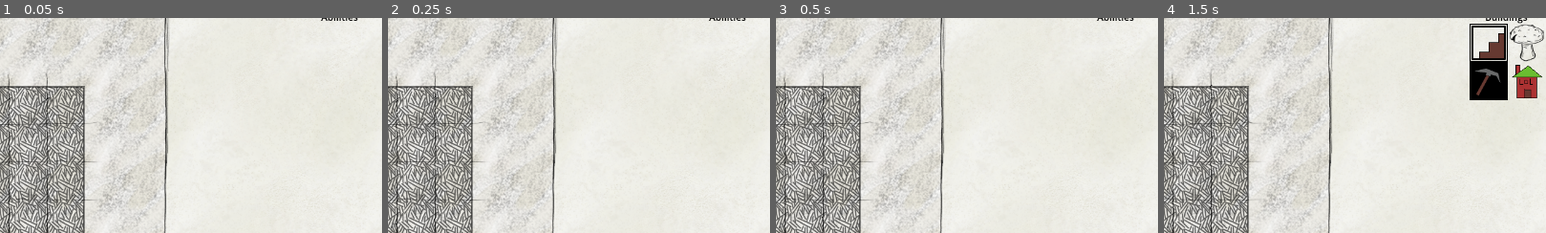
Above: before the commit, frames 1-4 (left to right).
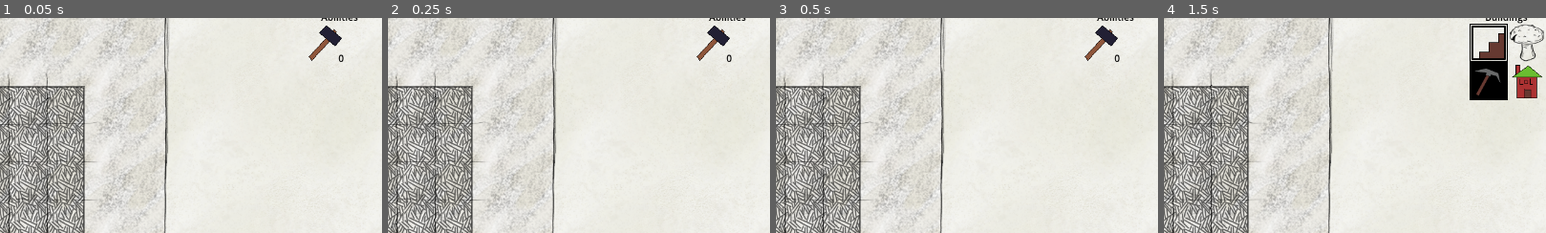
Above: after the commit, the same moments.

Repository: e-lain/MinesweeperDwarves
Game: Godot game, scene res://Main.tscn
The game is run twice, just before and just after one commit, with the same random seed, the same clock (stepped at 60 frames per second) and the same inputs.
Inputs:
- Up to frame 1 (0.05 s): no input
- Up to frame 2 (0.25 s): no input
- Up to frame 3 (0.5 s): no input
- Up to frame 4 (1.5 s): click "To Build Mode" at 0.5 s; click "To Build Mode" at 1.25 s
The pictures show only the part of the screen within x 50-100%, y 8-58%; the shares and areas given below are measured in that part.

The runs differ from the first frame. In frame 1, 0.5% of the frame differs, in the area x 80-90%, y 3-21%; in frame 2, 0.5%; in frame 3, 0.5%; in frame 4, nothing differs.

Commit message:
Add tile destroy ability, building to follow

Diff:
--- /dev/null
+++ b/Abilities/AbilityDestroy.gd
@@ -0,0 +1,29 @@
+extends Sprite2D
+
+
+# Called when the node enters the scene tree for the first time.
+func _ready():
+	$Uses.text = str(0)
+
+
+# Called every frame. 'delta' is the elapsed time since the previous frame.
+func _process(delta):
+	$Uses.text = str(get_parent().get_parent().get_parent().ability_destroy)
+
+
+func _on_control_mouse_entered():
+	var UINode = get_parent()
+	var tooltip = UINode.get_node("Tooltip")
+	tooltip.text = "Destroy tile ability"
+	tooltip.show()
+
+func _on_control_mouse_exited():
+	var UINode = get_parent()
+	UINode.get_node("Tooltip").hide()
+
+
+func _on_control_gui_input(event):
+	if event is InputEventMouseButton:
+		if event.is_action_pressed("left_click"):
+			print("destroy ability clicked")
+			get_parent().get_parent().get_parent().ability("destroy")
--- /dev/null
+++ b/Abilities/AbilityDestroy.tscn
@@ -0,0 +1,31 @@
+[gd_scene load_steps=4 format=3 uid="uid://cp25vmlk0k3ck"]
+
+[ext_resource type="Texture2D" uid="uid://bsrr1hjdprcj2" path="res://Assets/PlaceholderDestroy.png" id="1_1kqwd"]
+[ext_resource type="Script" path="res://Abilities/AbilityDestroy.gd" id="2_2p5aj"]
+[ext_resource type="Theme" uid="uid://dyrton3joryca" path="res://UI.tres" id="3_8pykt"]
+
+[node name="Destroy" type="Sprite2D"]
+texture = ExtResource("1_1kqwd")
+centered = false
+script = ExtResource("2_2p5aj")
+
+[node name="Control" type="Control" parent="."]
+layout_mode = 3
+anchors_preset = 15
+anchor_right = 1.0
+anchor_bottom = 1.0
+grow_horizontal = 2
+grow_vertical = 2
+
+[node name="Uses" type="Label" parent="."]
+offset_left = 20.0
+offset_top = 46.0
+offset_right = 65.0
+offset_bottom = 72.0
+theme = ExtResource("3_8pykt")
+text = "0"
+horizontal_alignment = 2
+
+[connection signal="gui_input" from="Control" to="." method="_on_control_gui_input"]
+[connection signal="mouse_entered" from="Control" to="." method="_on_control_mouse_entered"]
+[connection signal="mouse_exited" from="Control" to="." method="_on_control_mouse_exited"]
--- /dev/null
+++ b/Abilities/Destroy.gd
@@ -0,0 +1,50 @@
+extends Node2D
+
+@onready var sprite: Sprite2D = $Sprite2D
+var building_placement_material: ShaderMaterial = preload("res://Shaders/InvalidBuildingPlacement.tres")
+
+const TILE_SIZE = 64
+
+var placed: bool = false
+var in_bounds: bool = false
+var size: int = 1
+
+# Called when the node enters the scene tree for the first time.
+func _ready():
+	get_parent().placing = true
+
+func _process(delta):
+	if get_parent().get_parent().ability_destroy < 1:
+		get_parent().placing = false
+		queue_free()
+	if !placed:
+		var mouse = get_parent().get_local_mouse_position()
+		var snapped = Vector2(snapped(mouse.x-TILE_SIZE/2, TILE_SIZE), snapped(mouse.y-TILE_SIZE/2, TILE_SIZE))
+		position = snapped
+		if position.x <= 0 - TILE_SIZE || position.x >= TILE_SIZE * get_parent().rows || position.y <= 0-TILE_SIZE || position.y >= TILE_SIZE * get_parent().columns:
+			self.hide()
+			in_bounds = false
+		else:
+			self.show()
+			in_bounds = true
+		if in_bounds:
+			if !can_place():
+				sprite.material = building_placement_material
+			else:
+				sprite.material = null
+
+func can_place():
+	if get_parent().get_parent().ability_destroy < 1:
+		return false
+	return get_parent().can_use_ability_at_position(global_position, size) #Ability usage validity is opposite of building placement validity
+
+func _input(event):
+	if event is InputEventMouseButton && !placed:
+		if event.is_action_pressed("left_click"):
+			if can_place() && in_bounds:
+				get_parent().get_parent().ability_destroy -= 1
+				print("USED DESTROY ABILITY")
+		if event.is_action_pressed("right_click"):
+			get_parent().placing = false
+			get_parent().clearing_tile = false
+			queue_free()
--- /dev/null
+++ b/Abilities/Destroy.tscn
@@ -0,0 +1,30 @@
+[gd_scene load_steps=5 format=3 uid="uid://gagbm28gb6qj"]
+
+[ext_resource type="Script" path="res://Abilities/Destroy.gd" id="1_u141h"]
+[ext_resource type="Material" uid="uid://nqpwbe45b8cn" path="res://Shaders/InvalidBuildingPlacement.tres" id="2_1iw44"]
+[ext_resource type="Texture2D" uid="uid://bsrr1hjdprcj2" path="res://Assets/PlaceholderDestroy.png" id="3_q6syk"]
+
+[sub_resource type="RectangleShape2D" id="RectangleShape2D_ynpqt"]
+size = Vector2(52, 49)
+
+[node name="Destroy" type="Node2D"]
+script = ExtResource("1_u141h")
+
+[node name="Sprite2D" type="Sprite2D" parent="."]
+material = ExtResource("2_1iw44")
+texture = ExtResource("3_q6syk")
+centered = false
+
+[node name="Area2D" type="Area2D" parent="."]
+
+[node name="CollisionShape2D" type="CollisionShape2D" parent="Area2D"]
+position = Vector2(32, 32.5)
+shape = SubResource("RectangleShape2D_ynpqt")
+
+[node name="Control" type="Control" parent="."]
+layout_mode = 3
+anchors_preset = 0
+offset_right = 64.0
+offset_bottom = 64.0
+
+[connection signal="gui_input" from="Control" to="." method="_on_control_gui_input"]
--- a/Main.gd
+++ b/Main.gd
@@ -8,11 +8,18 @@
 var population = 3
 var stone = 0
 
-var boards = []
+var ability_destroy_max = 0
+var ability_destroy = 0
 
+var boards = [] # Note, some of these may be null references because we queue_free() boards that have hit a bomb
+
+signal queue_ability(ability_name)
 signal queue_building(building_name)
 
 func generate_board(difficulty: int):
+	# Reset all ability counts
+	ability_destroy = ability_destroy_max
+
 	var b = Board.instantiate()
 	add_child(b)
 
@@ -48,6 +55,13 @@
 	print("func build, building_name: ", building_name)
 	queue_building.emit(building_name)
 
+func ability(ability_name):
+	print("func ability, ability_name: ", ability_name)
+	if ability_name == "destroy" && ability_destroy < 1:
+		print("can't use destroy, out of uses")
+		return
+	queue_ability.emit(ability_name)
+
 func next_level():
 	print("MAIN SCENE RECEIVED NEXT LEVEL CALL")
 	depth += 1
--- a/Main.tscn
+++ b/Main.tscn
@@ -9,6 +9,7 @@
 [ext_resource type="PackedScene" uid="uid://beb8hfwwuwf7y" path="res://Buildings/ToolbarQuarry.tscn" id="5_6wo4m"]
 [ext_resource type="PackedScene" uid="uid://drqyga44lndxq" path="res://Buildings/ToolbarHouse.tscn" id="6_8mp50"]
 [ext_resource type="Script" path="res://AbilityMenu.gd" id="9_3lmso"]
+[ext_resource type="PackedScene" uid="uid://cp25vmlk0k3ck" path="res://Abilities/AbilityDestroy.tscn" id="10_bm3kx"]
 
 [node name="Main" type="Node2D"]
 script = ExtResource("1_t2km6")
@@ -125,4 +126,19 @@
 offset_bottom = 67.0
 text = "Abilities"
 
+[node name="Tooltip" type="Label" parent="CanvasLayer/AbilityMenu"]
+visible = false
+layout_mode = 2
+offset_left = 849.0
+offset_top = 1.0
+offset_right = 1112.0
+offset_bottom = 105.0
+text = "Test Building
+Cost - blah
+
+Wow this is a building, pretty neat"
+
+[node name="Destroy" parent="CanvasLayer/AbilityMenu" instance=ExtResource("10_bm3kx")]
+position = Vector2(1152, 64)
+
 [connection signal="pressed" from="CanvasLayer/UI/EndLevelBtn" to="." method="_on_end_level_btn_pressed"]
--- a/Prefabs/tile_map.gd
+++ b/Prefabs/tile_map.gd
@@ -2,10 +2,17 @@
 
 signal uncovered(cell_pos: Vector2i)
 signal flag_toggled(cell_pos: Vector2i)
+signal destroyed(cell_pos: Vector2i)
 
 func _input(event):
 	if event is InputEventMouseButton:
-		if !get_parent().build_mode:
+		print("clearing tile status: ", get_parent().clearing_tile)
+		if event.is_action_pressed("left_click") && get_parent().clearing_tile:
+			event = make_input_local(event)
+			var mouse_pos = event.position
+			var cell_pos = local_to_map(mouse_pos)
+			destroyed.emit(cell_pos)
+		if !get_parent().build_mode && !get_parent().placing:
 			event = make_input_local(event)
 			var mouse_pos = event.position
 			var cell_pos = local_to_map(mouse_pos)
--- a/board.gd
+++ b/board.gd
@@ -8,10 +8,15 @@
 var Quarry = preload("res://Buildings/Quarry.tscn")
 var House = preload("res://Buildings/House.tscn")
 
+var Destroy = preload("res://Abilities/Destroy.tscn")
+
 const TILE_SIZE = 64
 
 var build_mode: bool = false
 var placing: bool = false
+
+# Ability usage toggles
+var clearing_tile: bool = false
 
 var rows = 6
 var columns = 6
@@ -27,8 +32,10 @@
 # Called when the node enters the scene tree for the first time.
 func _ready():
 	get_parent().queue_building.connect(_on_building_queue)
+	get_parent().queue_ability.connect(_on_ability_queue)
 	randomize()
 
+	tilemap.destroyed.connect(_on_tile_destroyed)
 	tilemap.uncovered.connect(_on_tile_uncovered)
 	tilemap.flag_toggled.connect(_on_flag_toggled)
 
@@ -112,27 +119,39 @@
 			building = House.instantiate()
 		add_child(building)
 
+func _on_ability_queue(ability_name):
+	var placing = true
+	var ability
+	if ability_name == "destroy" && get_parent().ability_destroy > 0:
+		print("SIGNAL RECEIVED TO USE DESTROY ABILITY")
+		ability = Destroy.instantiate()
+		clearing_tile = true
+	add_child(ability)
+
+func _on_tile_destroyed(cell_pos: Vector2i):
+	print("tile destroyed called")
+	var tile = tiles[cell_pos.x][cell_pos.y]
+	clear_tile(tile)
+
 func _on_tile_uncovered(cell_pos: Vector2i):
 	var tile = tiles[cell_pos.x][cell_pos.y]
 	if tile.is_flagged:
 		return
 
 	if tile.is_bomb:
+		hide()
 		get_parent().population -= 1
 		get_parent().generate_board(get_parent().depth)
-		hide()
 		# TODO: Player feedback that they have lost
 		print("TODO: THE PLAYER HAS LOST, resetting level")
+		queue_free()
 
 	uncover_tile(tile)
-
 	update_shadows()
 
 func enter_build_mode():
 	build_mode = true
 	get_parent().build_mode = true
-	bombs_found = 0
-	tiles_uncovered = 0
 	for row in tiles:
 		for tile in row:
 			if tile.label:
@@ -149,8 +168,16 @@
 		tile.has_building = true
 
 func next_level():
+	placing = false
+	clearing_tile = false
 	get_parent().next_level()
 	hide()
+
+func clear_tile(tile: BoardTile):
+	uncover_tile(tile)
+	update_shadows()
+	if get_parent().ability_destroy < 1:
+		clearing_tile = false
 
 func uncover_tile(tile: BoardTile):
 	tile.is_cover = false
@@ -236,6 +263,15 @@
 
 	return true
 
+func can_use_ability_at_position(world_pos: Vector2, size: int):
+	var places_to_check = get_world_positions_in_area(world_pos, size)
+	for pos in places_to_check:
+		var cell_pos = tilemap.local_to_map(tilemap.to_local(pos))
+		var tile = tiles[cell_pos.x][cell_pos.y]
+		if tile.is_bomb && !tile.is_cover:
+			return false
+	return !can_place_at_position(world_pos, size)
+
 func get_world_positions_in_area(origin_world_pos: Vector2, size: int) -> Array[Vector2]:
 	var tiles: Array[Vector2] = []
 	for x in range(size):
Binary file added: Assets/PlaceholderDestroy.png
Not shown, added: Assets/PlaceholderDestroy.png.import
Not shown: 1 places in Main.tscn that only renumber resources
